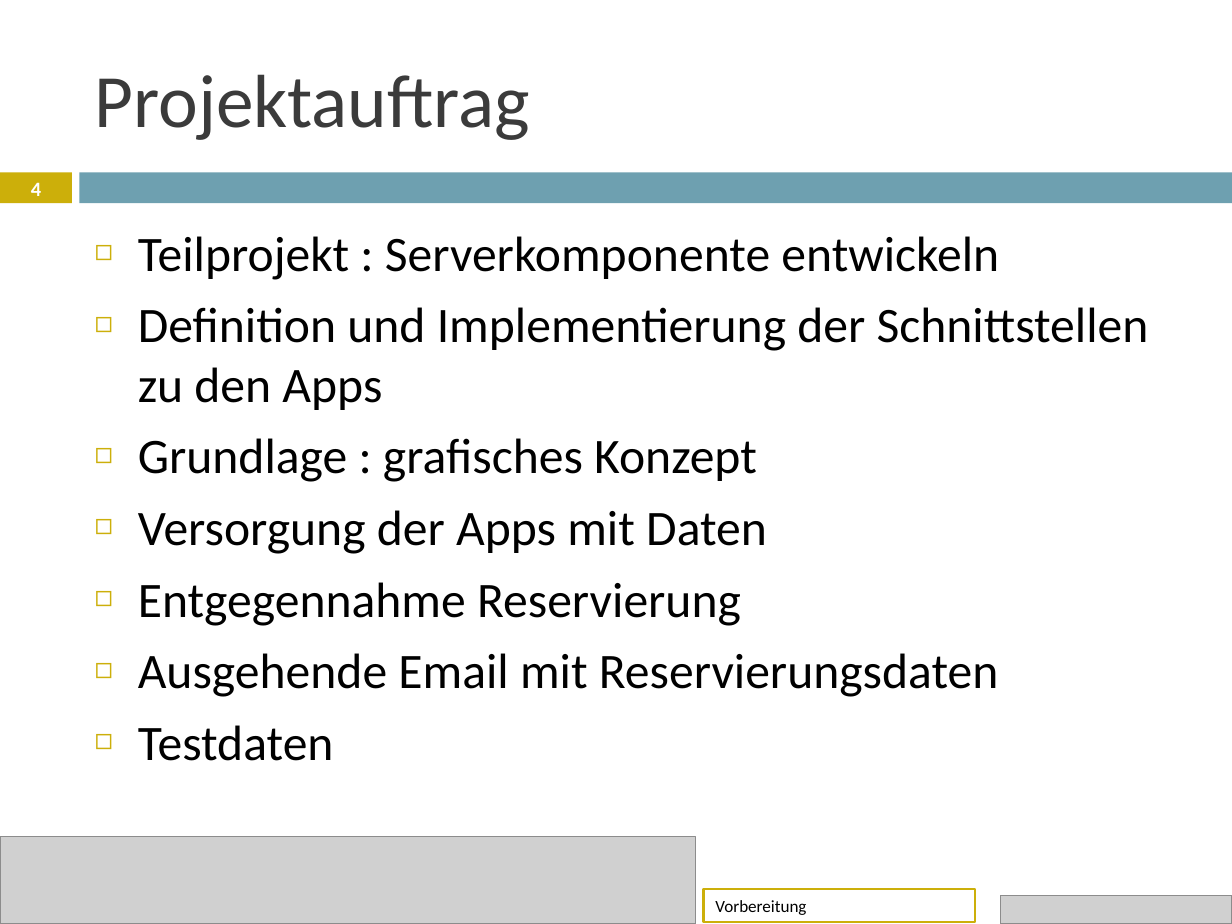
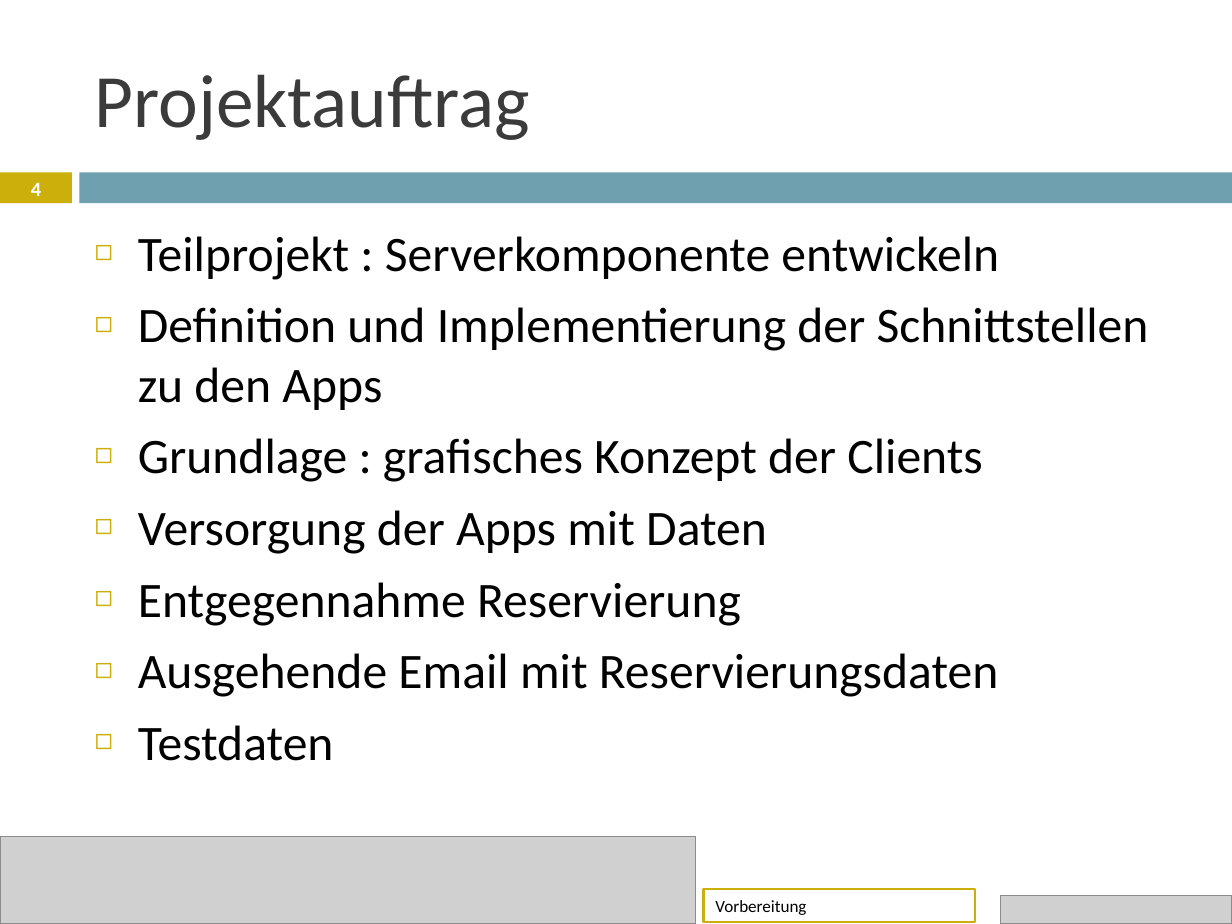
Before and after one commit to janhelmle/weiterbildung_fachinformatiker_ihk_projektantrag, a slide deck: slide 4 of praesentation/Projektpräsentation.pptx. Drawn at 1232x924 pixels with LibreOffice and Linux fonts; fonts in the diff are those of the drawing; grey boxes stand for pictures. Boxes give left, top, right and bottom in pixels: in the first picture for what was removed or moved away, otherwise in the second. Text is boxed around its words. In the diff, an @@ line names an element or a change of style, - is before the commit and + after.

```diff
--- a/praesentation/Projektpräsentation.pptx
+++ b/praesentation/Projektpräsentation.pptx
@@ text at box(138, 438, 983, 482): text changed @@
-◻ Grundlage : grafisches Konzept
+◻ Grundlage : grafisches Konzept der Clients
```
Also in this commit, not shown: 1 other slide changed, 1 other file.
